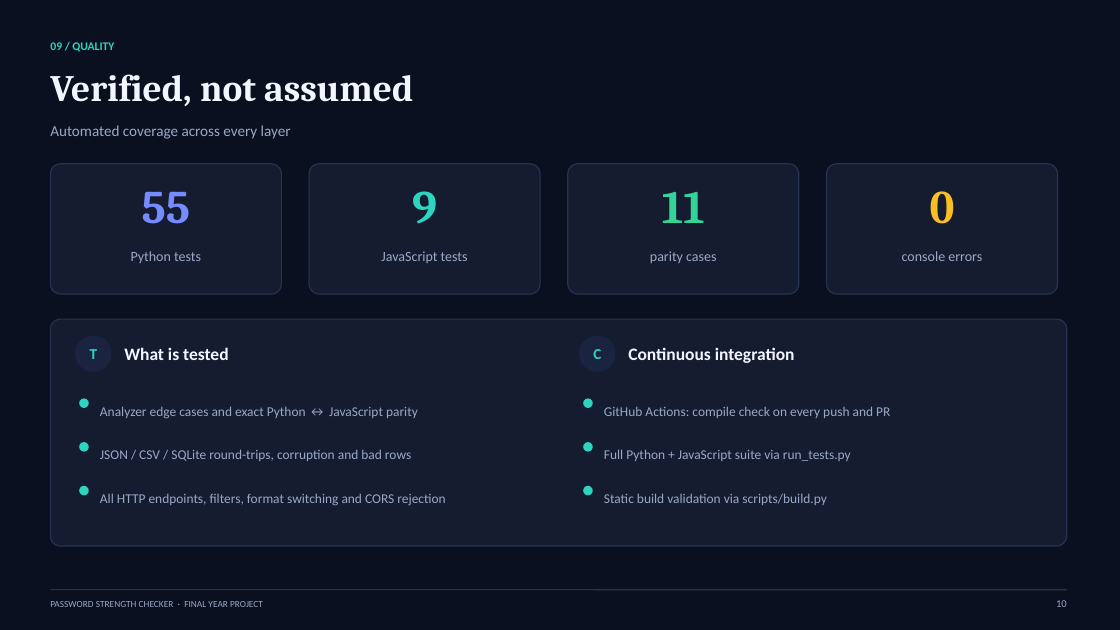
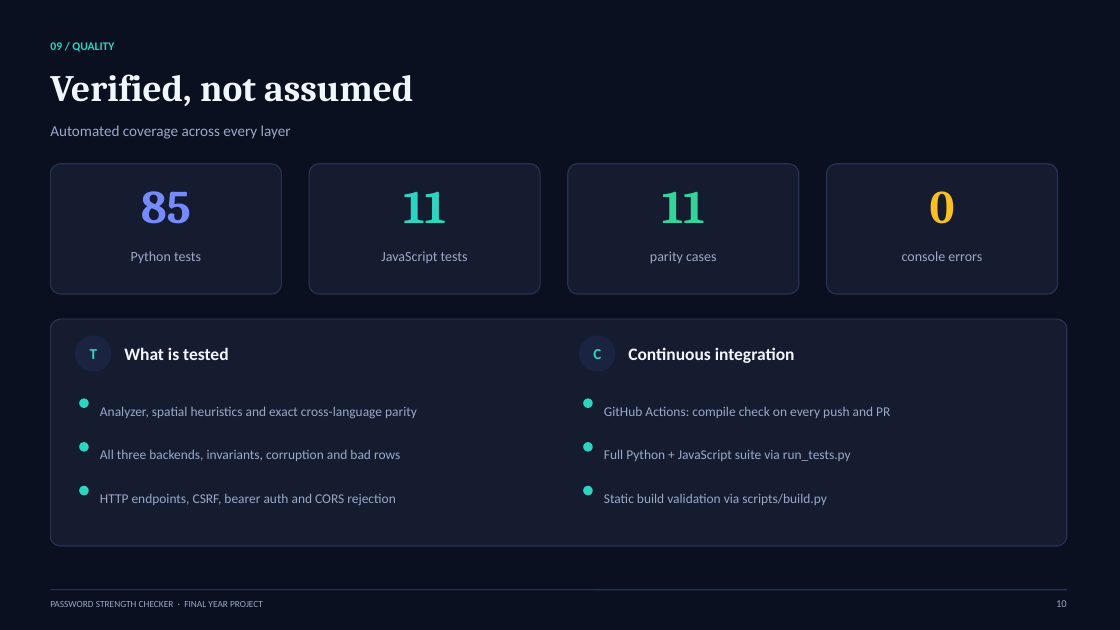
Before and after one commit to CHERRY-TEC/password-strength-checker, a slide deck: slide 10 of PasswordStrengthChecker_Presentation.pptx. Drawn at 1120x630 pixels with LibreOffice and Linux fonts; fonts in the diff are those of the drawing. Boxes give left, top, right and bottom in pixels: in the first picture for what was removed or moved away, otherwise in the second. Text is boxed around its words. In the diff, an @@ line names an element or a change of style, - is before the commit and + after.

Commit message:
Close all four rubric gaps: structured logging, spatial heuristics, API auth and design patterns

```diff
--- a/PasswordStrengthChecker_Presentation.pptx
+++ b/PasswordStrengthChecker_Presentation.pptx
@@ text at <box>141,191,191,224</box>: text changed @@
-55
+85
@@ text at <box>403,192,446,223</box>: text changed @@
-9
+11
@@ text at <box>100,406,417,419</box>: text changed @@
-Analyzer edge cases and exact Python ↔ JavaScript parity
+Analyzer, spatial heuristics and exact cross-language parity
@@ text at <box>100,449,400,461</box>: text changed @@
-JSON / CSV / SQLite round-trips, corruption and bad rows
+All three backends, invariants, corruption and bad rows
@@ text at <box>100,493,395,505</box>: text changed @@
-All HTTP endpoints, filters, format switching and CORS rejection
+HTTP endpoints, CSRF, bearer auth and CORS rejection
```
Also in this commit, not shown: 1 other slide changed, 1 slide added, 32 other files.
